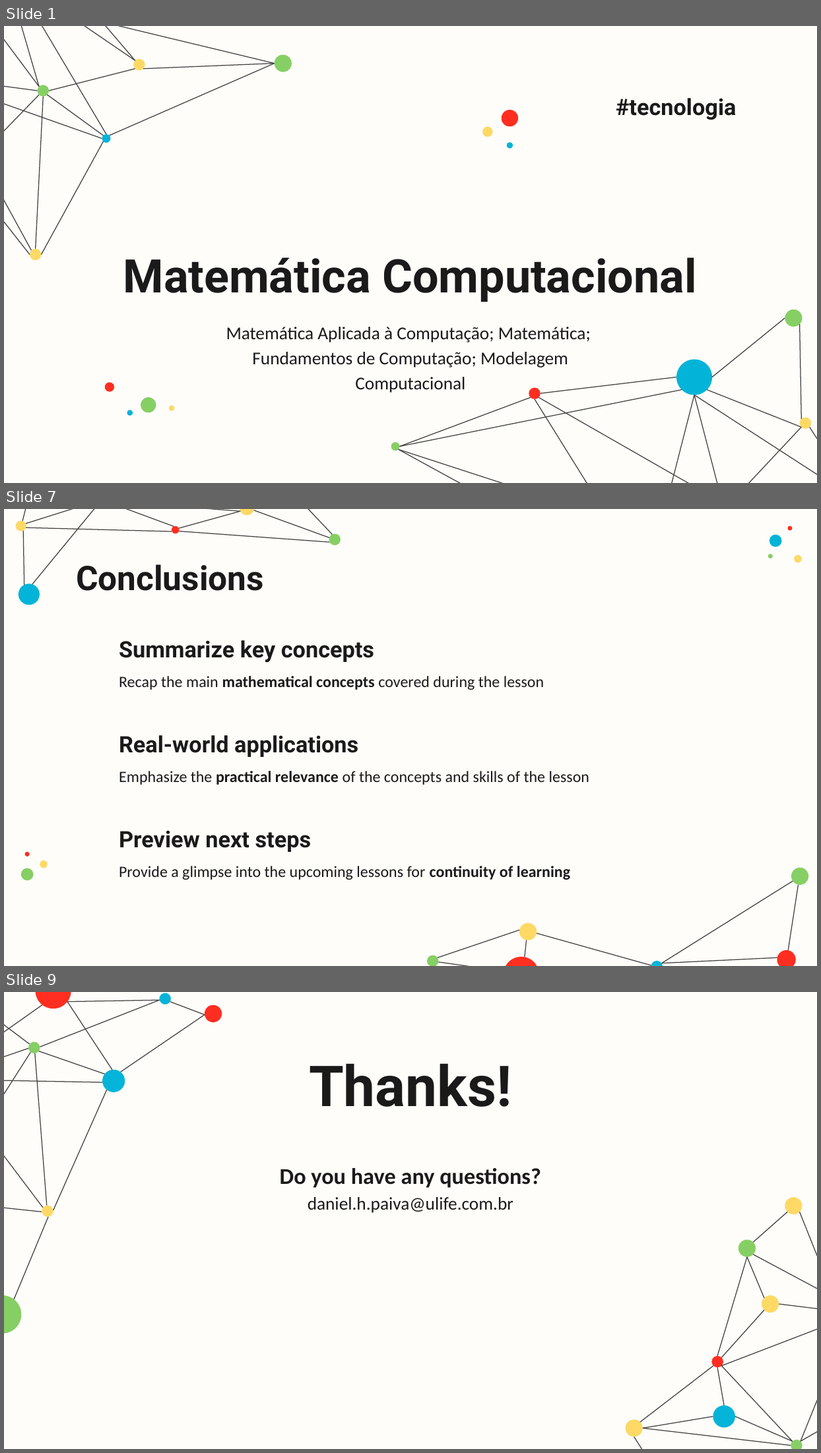
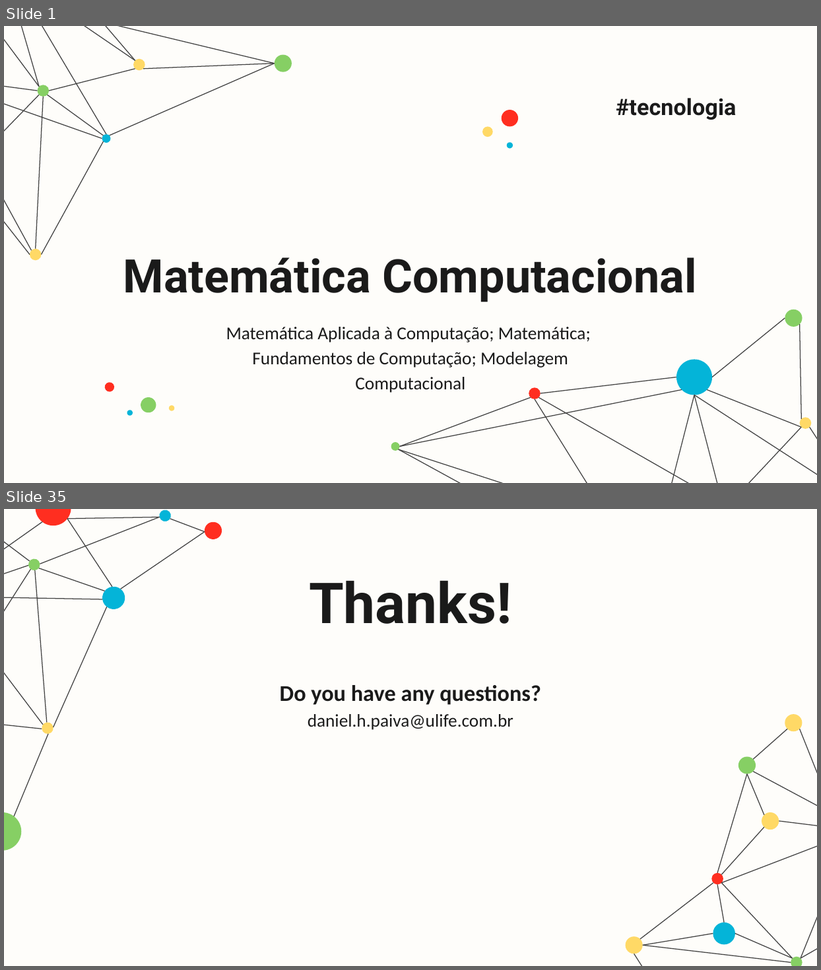
Before and after one commit to danhpaiva/una-teach-mca-202602, a slide deck: slide/teorica/05/05.mc.pptx. Shown one above the other, each under a label of ours: slides 1, 7 and 9 before the commit, slides 1 and 35 after it; the slides between them are not shown. The pictures are 821x1453 and 821x970 pixels, drawn with LibreOffice and Linux fonts; fonts in the diff are those of the drawing. Boxes give left, top, right and bottom in pixels: in the first picture for what was removed or moved away, otherwise in the second. Text is boxed around its words. In the diff, an @@ line names an element or a change of style, - is before the commit and + after.

```diff
--- a/slide/teorica/05/05.mc.pptx
+++ b/slide/teorica/05/05.mc.pptx
@@ slide 7 removed at <box>4,509,817,966</box>, background #FEFDFA @@
@@ title removed at <box>76,564,263,591</box> @@
-Conclusions
@@ group removed at <box>21,526,802,881</box>: 7 ellipses @@
@@ subtitle removed at <box>119,640,374,663</box> @@
-Summarize key concepts
@@ subtitle removed at <box>119,676,544,690</box> @@
-Recap the main mathematical concepts covered during the lesson
@@ subtitle removed at <box>119,735,358,757</box> @@
-Real-world applications
@@ subtitle removed at <box>119,771,589,785</box> @@
-Emphasize the practical relevance of the concepts and skills of the lesson
@@ subtitle removed at <box>119,830,312,852</box> @@
-Preview next steps
@@ subtitle removed at <box>119,866,570,880</box> @@
-Provide a glimpse into the upcoming lessons for continuity of learning
@@ group removed at <box>14,509,811,966</box>: 18 lines, 11 ellipses @@
@@ what was slide 9 is now slide 35 @@
```
Also in this commit, not shown: 2 slides changed, 31 slides added, 4 other slides removed, 1 other file.
